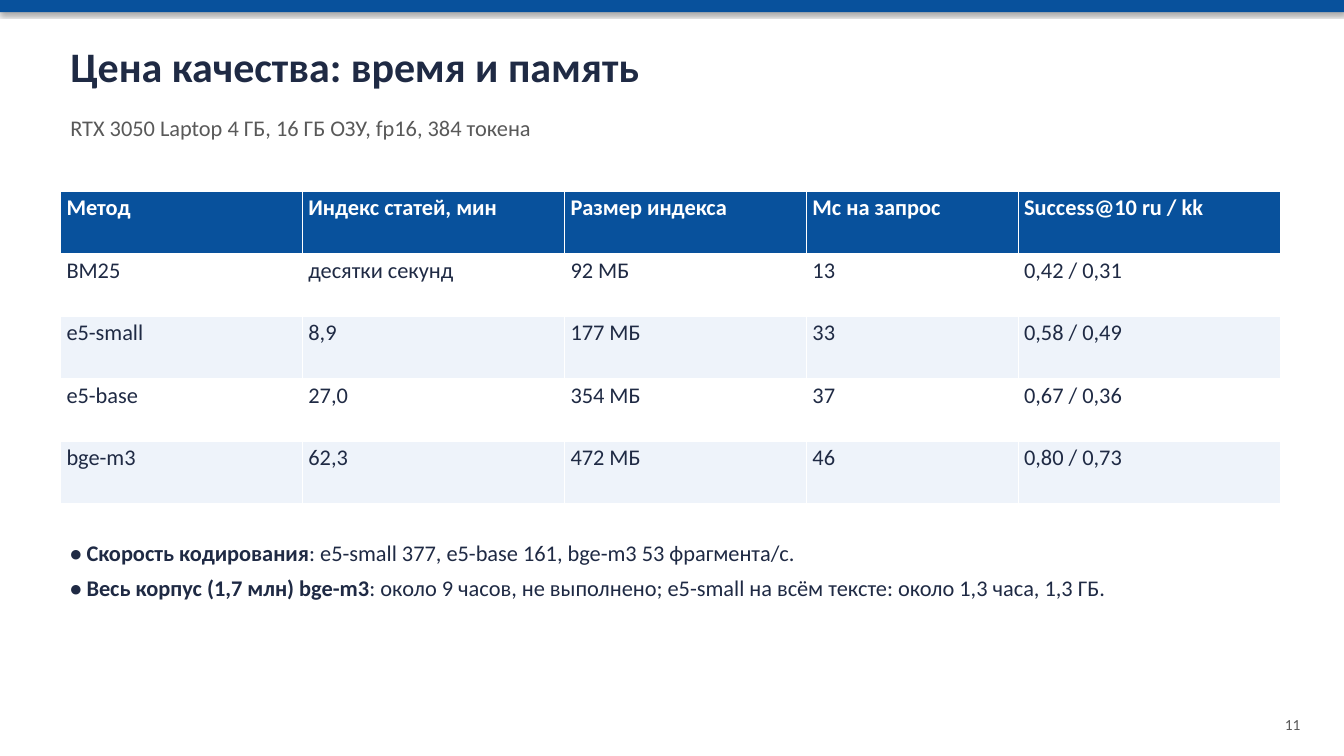
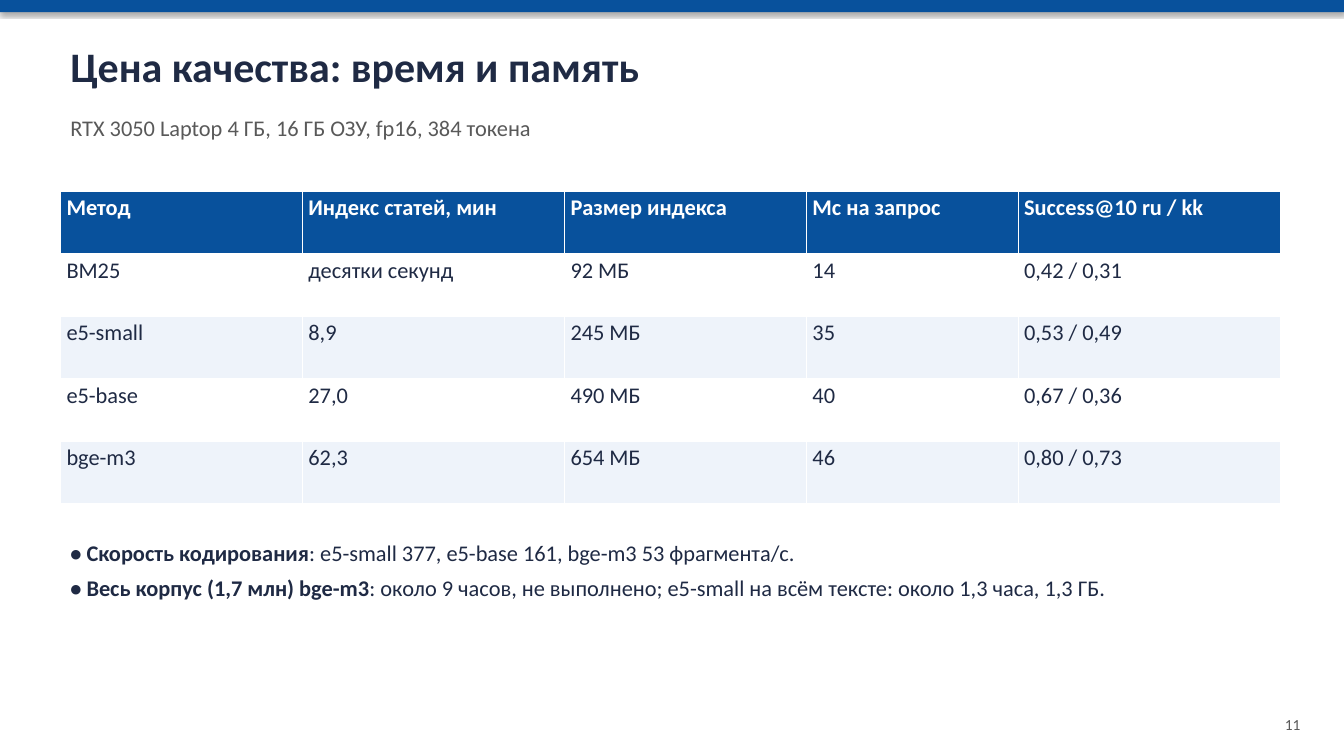
Before and after one commit to Alishershayakhmetov/legal_search, a slide deck: slide 11 of report/Презентация_Поиск_по_законодательству_РК.pptx. Drawn at 1344x756 pixels with LibreOffice and Linux fonts; fonts in the diff are those of the drawing. Boxes give left, top, right and bottom in pixels: in the first picture for what was removed or moved away, otherwise in the second. Text is boxed around its words. In the diff, an @@ line names an element or a change of style, - is before the commit and + after.

```diff
--- a/report/Презентация_Поиск_по_законодательству_РК.pptx
+++ b/report/Презентация_Поиск_по_законодательству_РК.pptx
@@ table at bbox=[60, 192, 1280, 504] @@
-row 2, column 4: 13
+row 2, column 4: 14
-row 3: e5-small | 8,9 | 177 МБ | 33 | 0,58 / 0,49
+row 3: e5-small | 8,9 | 245 МБ | 35 | 0,53 / 0,49
-row 4, column 3: 354 МБ
+row 4, column 3: 490 МБ
-row 4, column 4: 37
+row 4, column 4: 40
-row 5, column 3: 472 МБ
+row 5, column 3: 654 МБ
```
Also in this commit, not shown: 3 other slides changed, 25 other files.
